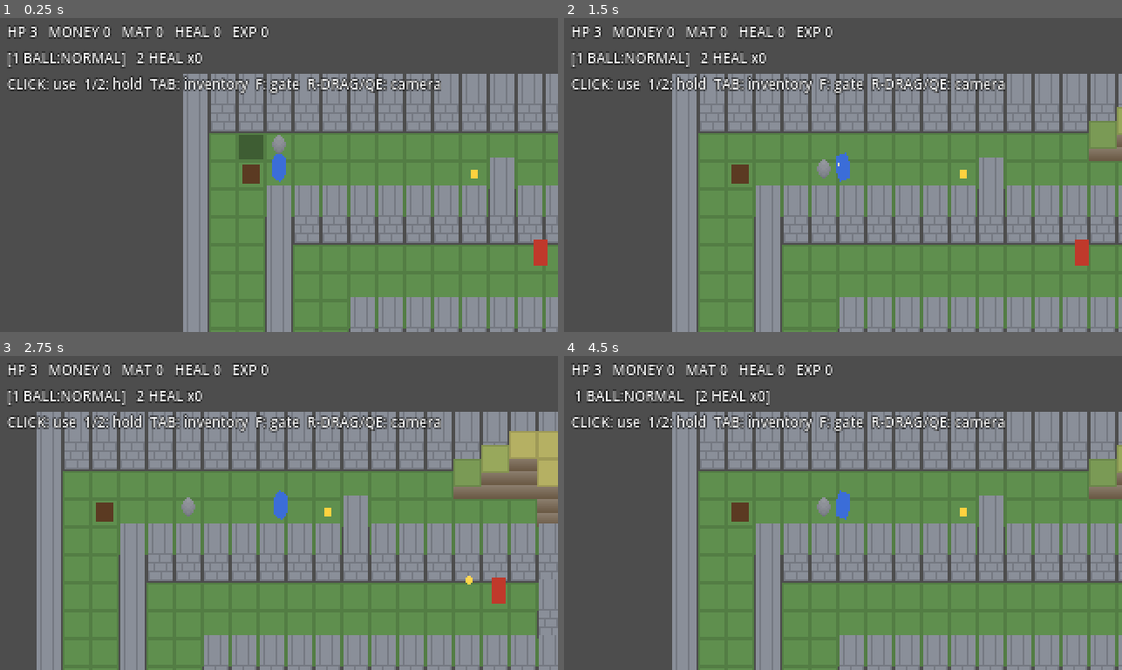
Above: before the commit, frames 1-4 (two rows, left to right).
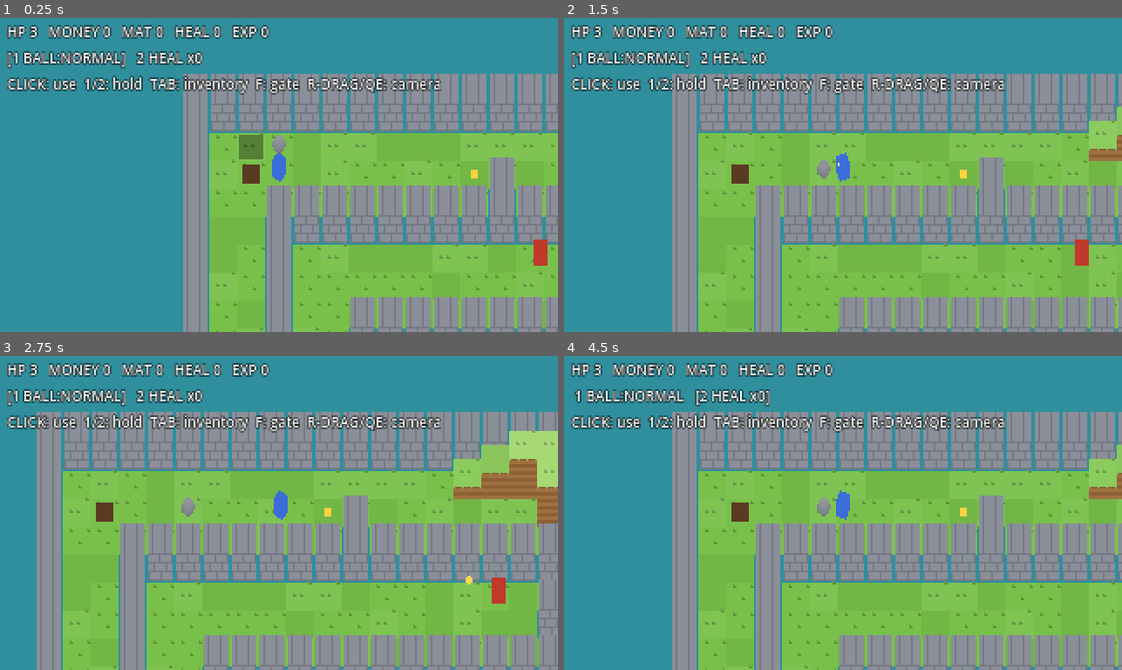
Above: after the commit, the same moments.

Repository: MiyazakiTakumi-724/dot-3d-game
Game: Godot game, scene res://scenes/area_02.tscn
Two runs of this game, one before a commit and one after it. Both use one fixed random seed, a clock stepped at 60 frames per second and the inputs below.
Inputs (mouse positions are in pixels of both pictures, inside the frame that each line leads up to):
- Up to frame 1 (0.25 s): no input
- Up to frame 2 (1.5 s): tap Enter at 0.5 s; move the mouse to (965, 159) at 0.52 s; hold Right 0.53-1.25 s; hold Shift 0.53-1.25 s; click (965, 159) at 0.67 s; drag from (731, 190) to (815, 237) at 1.27 s
- Up to frame 3 (2.75 s): move the mouse to (334, 443) at 2.02 s; hold Right from 2.03 s (still down); tap Ctrl at 2.1 s
- Up to frame 4 (4.5 s): release Right at 2.75 s; drag from (815, 575) to (675, 465) at 2.77 s; move the mouse to (1010, 560) at 3.52 s; hold Left 3.53-4.25 s; tap 2 at 3.6 s; drag from (675, 465) to (759, 434) at 4.27 s

The runs differ from the first frame. In frame 1, 69% of the frame differs, in the area x 0-100%, y 0-100%; in frame 2, 64%; in frame 3, 59%; in frame 4, 64%.

Commit message:
feat: 屋外の地形の描き方（木・岩・水・橋・草のゆらぎ）
Co-Authored-By: Claude Opus 5.5 <noreply@anthropic.com>
Claude-Session: https://claude.ai/code/session_01V8ZRqMy3Fk13HeuYJHLPNU

Diff:
--- a/scripts/game/area_02.gd
+++ b/scripts/game/area_02.gd
@@ -107,7 +107,8 @@
 	add_child(camera)
 	_world = Node2D.new()
 	add_child(_world)
-	Terrain.build(map, camera, _world)
+	Terrain.build(map, camera, _world, info["deco"])
+	RenderingServer.set_default_clear_color(Terrain.SEA_COLOR)
 	_build_markers()
 
 	player = Player.new()
--- a/scripts/game/terrain.gd
+++ b/scripts/game/terrain.gd
@@ -1,14 +1,20 @@
 class_name Terrain
 extends RefCounted
 ## 文字の地図から高さマップを作り、地形を輪切りの絵で並べる。ステージ同士で共有する。
-## 記号：数字＝高さ、# ＝壁、_ ＝奈落、C ＝チェックポイント、D ＝扉、G ＝ゴール（C・D・G は高さ0）。
-
-const LEVEL_COLORS := [Color("5f8f4e"), Color("7a9a55"), Color("98a85c"), Color("b5b063")]
+## 記号：数字＝高さ、# ＝レンガの壁（試作1）、R ＝岩、T ＝木、~ ＝水、= ＝橋、_ ＝奈落、
+## C ＝チェックポイント、D ＝扉（門）、G ＝ゴール（R・T・=・C・D・G は高さ0）。
+## R と T は壁と同じく移動も弾も止める。水は入れないが弾は通る。
+
 const WALL_COLOR := Color("8a8f99")
+## 草の上面の色（高さ0〜3）。高い所ほど少し明るい。
+const GRASS_COLORS := [Color("79c04a"), Color("86c955"), Color("93d161"), Color("a2d86d")]
+const DIRT_COLORS := [Color("a0703f"), Color("8c5f35")]
+const WATER_COLOR := Color("4fc3c9")
+const SEA_COLOR := Color("2f8f9d")  ## マップの外（背景）の色
 
 ## 地図を map に書き込み、チェックポイント・ゴール・扉の場所を返す。見つからないものは入れない（doors は常に入る）。
 static func parse(layout: Array, map: HeightMap) -> Dictionary:
-	var info := {"doors": []}
+	var info := {"doors": [], "deco": {}}
 	for y in layout.size():
 		for x in layout[y].length():
 			var cell := Vector2i(x, y)
@@ -16,6 +22,16 @@
 			match ch:
 				"#":
 					map.set_wall(cell, true)
+				"R":
+					map.set_wall(cell, true)
+					info["deco"][cell] = "rock"
+				"T":
+					map.set_wall(cell, true)
+					info["deco"][cell] = "tree"
+				"~":
+					map.set_water(cell, true)
+				"=":
+					info["deco"][cell] = "bridge"
 				"_":
 					map.set_pit(cell, true)
 				"C":
@@ -29,37 +45,157 @@
 					map.set_height(cell, int(ch))
 	return info
 
-## 地形を並べる。奈落には何も置かない（背景の暗い色が見える）。
+## 地形を並べる。deco は parse が返す info["deco"]（岩・木・橋の場所）。
 ## 墓石や扉のマスには、その下の地面を置く（墓石・扉の絵はステージ側で上に置く）。
-static func build(map: HeightMap, camera: StackCamera, parent: Node2D) -> void:
+static func build(map: HeightMap, camera: StackCamera, parent: Node2D, deco: Dictionary = {}) -> void:
 	var models := {}
 	for y in map.size.y:
 		for x in map.size.x:
 			var cell := Vector2i(x, y)
+			var kind: String = deco.get(cell, "")
+			var v := variant(cell, 3)
+			var key: String
 			if map.is_pit(cell):
-				continue
-			var is_plain_wall := map.is_wall(cell) and map.get_blocker(cell) == HeightMap.Blocker.NONE
-			var key: String = "wall" if is_plain_wall else str(map.get_height(cell))
-			if not models.has(key):
-				models[key] = wall_model() if key == "wall" else ground_model(int(key))
-			var s := StackSprite.new()
-			s.camera = camera
-			s.world_pos = HeightMap.cell_center(cell)
-			s.set_model(models[key])
-			parent.add_child(s)
-
-static func ground_model(h: int) -> VoxelModel:
+				key = "pit"
+			elif map.is_water(cell):
+				key = "water%d" % v
+			elif kind == "bridge":
+				key = "bridge"
+			elif map.is_wall(cell) and map.get_blocker(cell) == HeightMap.Blocker.NONE and kind == "":
+				key = "wall"
+			else:
+				key = "ground%d_%d" % [map.get_height(cell), v]
+			_place(parent, camera, cell, 0, 0, _cached(models, key))
+			if kind == "rock" or kind == "tree":
+				_place(parent, camera, cell, map.get_height(cell), 1, _cached(models, "%s%d" % [kind, v]))
+
+## マスごとに決まった 0〜n-1 の値。見た目にばらつきを出すのに使う（毎回同じになる）。
+static func variant(cell: Vector2i, n: int) -> int:
+	return absi((cell.x * 73856093) ^ (cell.y * 19349663)) % n
+
+static func _place(parent: Node2D, camera: StackCamera, cell: Vector2i, h: int, bias: int, m: VoxelModel) -> void:
+	var s := StackSprite.new()
+	s.camera = camera
+	s.world_pos = HeightMap.cell_center(cell)
+	s.base_height = h
+	s.draw_bias = bias
+	s.set_model(m)
+	parent.add_child(s)
+
+static func _cached(models: Dictionary, key: String) -> VoxelModel:
+	if not models.has(key):
+		models[key] = _make(key)
+	return models[key]
+
+static func _make(key: String) -> VoxelModel:
+	if key == "pit":
+		return VoxelModel.box(Vector3i(16, 16, 1), Color("1b1a22"))
+	if key == "wall":
+		return wall_model()
+	if key == "bridge":
+		return bridge_model()
+	var v := int(key.right(1))
+	if key.begins_with("water"):
+		return water_model(v)
+	if key.begins_with("rock"):
+		return rock_model(v)
+	if key.begins_with("tree"):
+		return tree_model(v)
+	# "ground<h>_<v>"
+	return ground_model(int(key.substr(6, 1)), v)
+
+## 地面。上面は草（マスごとに色を少しずらし、草むらを足す）、側面は土の縞。
+static func ground_model(h: int, v: int = 0) -> VoxelModel:
 	var layers := maxi(1, h * StackSprite.LEVEL_PX)
-	var top: Color = LEVEL_COLORS[clampi(h, 0, LEVEL_COLORS.size() - 1)]
-	var m := VoxelModel.new()
-	m.size = Vector3i(16, 16, layers)
+	var grass: Color = GRASS_COLORS[clampi(h, 0, GRASS_COLORS.size() - 1)]
+	grass = [grass, grass.lightened(0.05), grass.darkened(0.05)][v] as Color
+	var tuft := grass.darkened(0.25)
+	var m := VoxelModel.new()
+	m.size = Vector3i(16, 16, layers + 2)
 	for z in layers:
-		var c := top if z == layers - 1 else Color("6b5a45").lightened(0.03 * (z % 8))
+		var dirt: Color = DIRT_COLORS[(z / 2) % 2]
 		for yy in 16:
 			for xx in 16:
-				# 上面の縁を少し暗くしてマスの区切りを見せる
-				var edge := xx == 0 or yy == 0 or xx == 15 or yy == 15
-				m.set_voxel(Vector3i(xx, yy, z), c.darkened(0.12) if edge and z == layers - 1 else c)
+				var c := dirt
+				if z == layers - 1:
+					c = grass
+				elif z == layers - 2 and (xx + yy * 3) % 5 == 0:
+					c = grass.darkened(0.1)  # 崖のふちに草が少し垂れる
+				m.set_voxel(Vector3i(xx, yy, z), c)
+	# 草むら（マスによって場所が変わる）
+	if v != 2:
+		for i in 3:
+			var px := (3 + i * 5 + v * 4) % 14 + 1
+			var py := (2 + i * 7 + v * 5) % 14 + 1
+			m.set_voxel(Vector3i(px, py, layers), tuft)
+			m.set_voxel(Vector3i(px + 1, py, layers), tuft)
+			m.set_voxel(Vector3i(px, py, layers + 1), tuft.lightened(0.1))
+	return m
+
+static func water_model(v: int) -> VoxelModel:
+	var m := VoxelModel.box(Vector3i(16, 16, 1), WATER_COLOR)
+	for i in 4:  # 水面のきらめき
+		var px := (2 + i * 4 + v * 3) % 15
+		var py := (1 + i * 6 + v * 5) % 15
+		m.set_voxel(Vector3i(px, py, 0), WATER_COLOR.lightened(0.35))
+		m.set_voxel(Vector3i(px + 1, py, 0), WATER_COLOR.lightened(0.35))
+	return m
+
+static func bridge_model() -> VoxelModel:
+	var m := VoxelModel.new()
+	m.size = Vector3i(16, 16, 3)
+	for yy in 16:
+		for xx in 16:
+			m.set_voxel(Vector3i(xx, yy, 0), WATER_COLOR)
+			var plank := Color("a06a3a") if (xx / 4) % 2 == 0 else Color("94603a")
+			if xx % 4 == 3:
+				plank = Color("6e4526")
+			m.set_voxel(Vector3i(xx, yy, 1), plank)
+			if yy == 0 or yy == 15:
+				m.set_voxel(Vector3i(xx, yy, 2), Color("6e4526"))  # 手すり
+	return m
+
+## 岩：灰色の塊で、上は白っぽい。並べると岩山になるように、マスいっぱいの形にする。
+static func rock_model(v: int) -> VoxelModel:
+	var m := VoxelModel.new()
+	var top_h: int = [22, 26, 30][v]
+	m.size = Vector3i(16, 16, top_h + 4)
+	for yy in 16:
+		for xx in 16:
+			# 4×4 の塊ごとに高さを少し変えて、ごつごつさせる
+			var bump := ((xx / 4) * 7 + (yy / 4) * 13 + v * 5) % 4
+			var hh: int = top_h + bump
+			for z in hh:
+				var c := Color("8d8f94")
+				if z >= hh - 2:
+					c = Color("e4e7ea")
+				elif (z + xx * 3 + yy) % 9 == 0:
+					c = Color("6f7177")
+				m.set_voxel(Vector3i(xx, yy, z), c)
+	return m
+
+## 木：v=0,1 は丸い木、v=2 はとがった木。
+static func tree_model(v: int) -> VoxelModel:
+	var m := VoxelModel.new()
+	m.size = Vector3i(14, 14, 22)
+	var trunk := Color("7a4a2a")
+	for z in 6:
+		for yy in range(5, 9):
+			for xx in range(5, 9):
+				m.set_voxel(Vector3i(xx, yy, z), trunk)
+	var leaf := Color("3f9a3a") if v != 1 else Color("4aa843")
+	if v == 2:
+		for z in range(4, 22):
+			var r := 6 - (z - 4) / 3
+			for yy in range(7 - r, 7 + r):
+				for xx in range(7 - r, 7 + r):
+					m.set_voxel(Vector3i(xx, yy, z), leaf.lightened(0.12) if z % 3 == 0 else leaf)
+	else:
+		for z in range(5, 16):
+			for yy in 14:
+				for xx in 14:
+					var top := z >= 14
+					m.set_voxel(Vector3i(xx, yy, z), leaf.lightened(0.15) if top else leaf)
 	return m
 
 static func wall_model() -> VoxelModel:
--- a/tests/test_terrain.gd
+++ b/tests/test_terrain.gd
@@ -18,3 +18,14 @@
 	assert_false(info.has("checkpoint"))
 	assert_false(info.has("goal"))
 	assert_eq(info["doors"], [])
+
+func test_parse_outdoor_symbols():
+	var m := HeightMap.new(Vector2i(4, 1))
+	var info := Terrain.parse(["RT~="], m)
+	assert_true(m.is_wall(Vector2i(0, 0)))
+	assert_true(m.is_wall(Vector2i(1, 0)))
+	assert_true(m.is_water(Vector2i(2, 0)))
+	assert_false(m.is_wall(Vector2i(3, 0)))
+	assert_false(m.is_water(Vector2i(3, 0)))
+	assert_eq(m.get_height(Vector2i(3, 0)), 0)
+	assert_eq(info["deco"], {Vector2i(0, 0): "rock", Vector2i(1, 0): "tree", Vector2i(3, 0): "bridge"})
